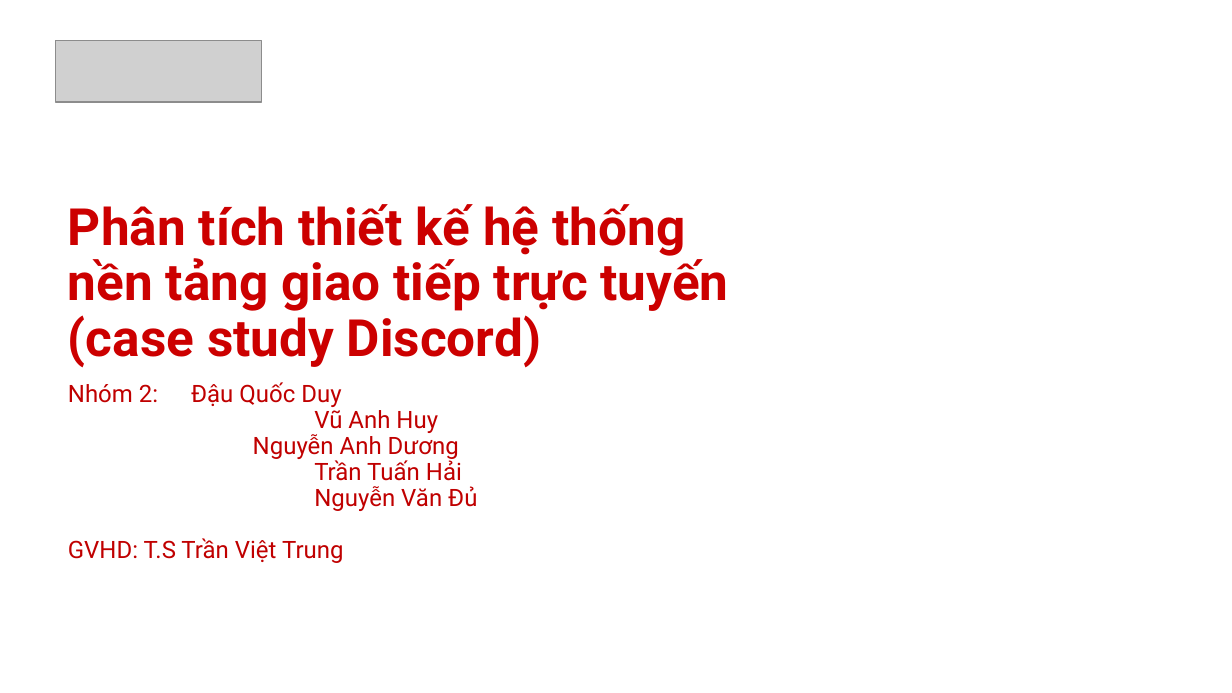
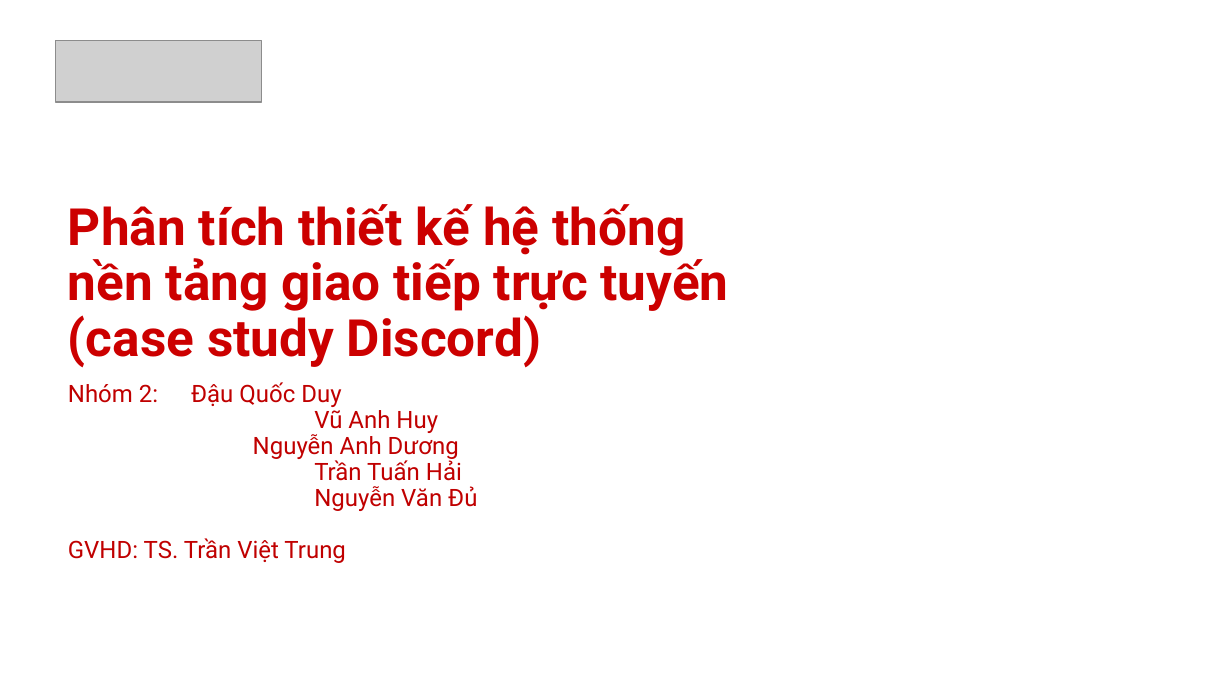
Before and after one commit to DUYCUTEPHOMAIQUE/IT3120-PTTKHT, a slide deck: slide 2 of Slide/PTTK-HT.pptx. Drawn at 1232x693 pixels with LibreOffice and Linux fonts; fonts in the diff are those of the drawing; grey boxes stand for pictures; background and template pictures are left out. Boxes give left, top, right and bottom in pixels: in the first picture for what was removed or moved away, otherwise in the second. Text is boxed around its words. In the diff, an @@ line names an element or a change of style, - is before the commit and + after.

Commit message:
update slide

```diff
--- a/Slide/PTTK-HT.pptx
+++ b/Slide/PTTK-HT.pptx
@@ text at <box>68,538,346,563</box>: text changed @@
-GVHD: T.S Trần Việt Trung
+GVHD: TS. Trần Việt Trung
```
Also in this commit, not shown: 4 other slides changed, 1 slide removed.
